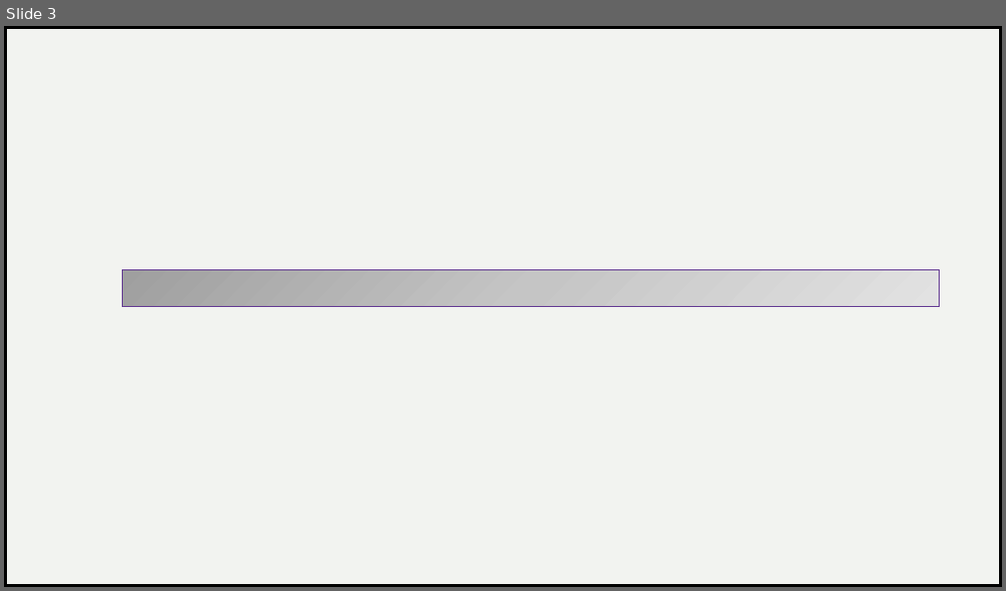
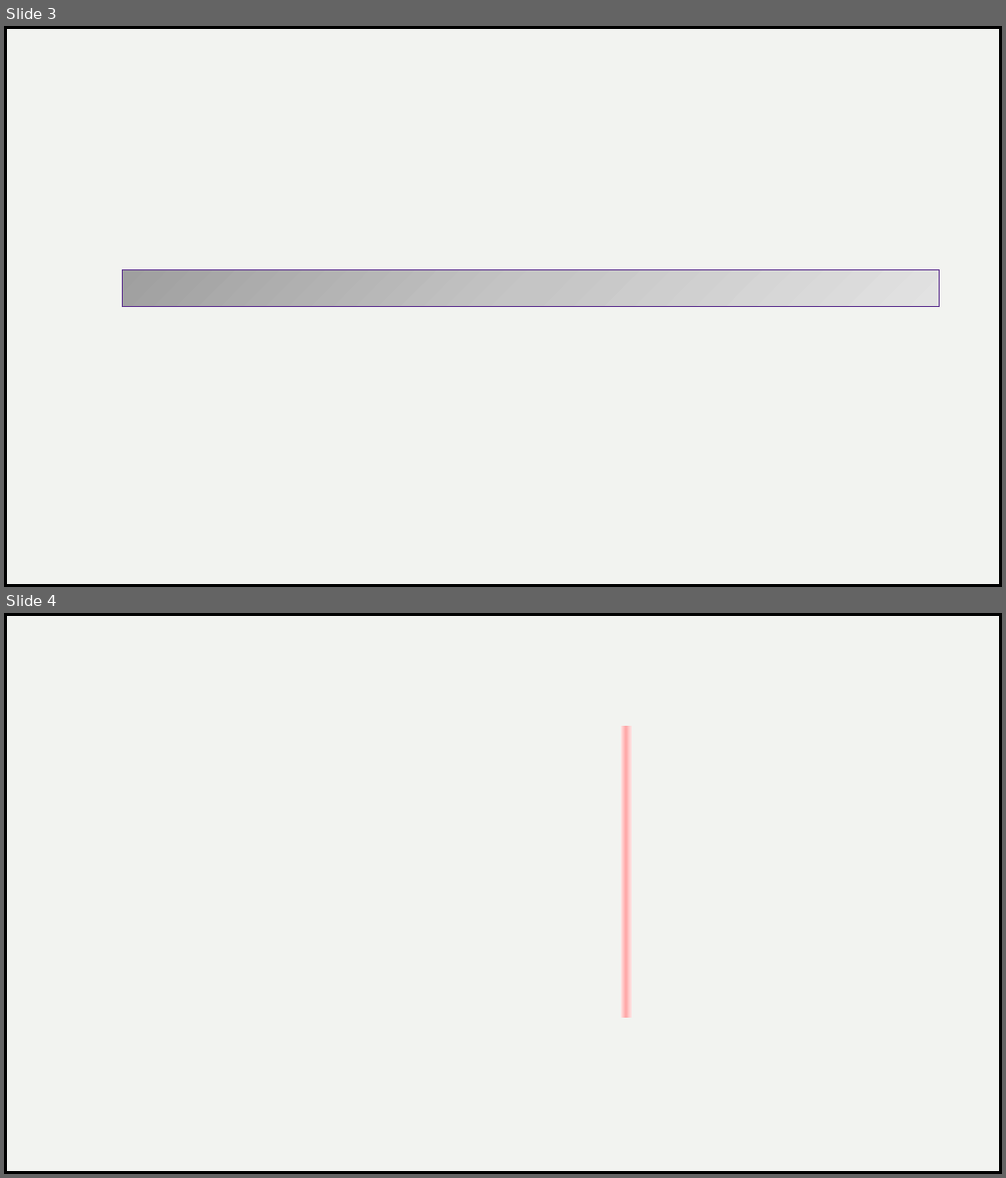
Before and after one commit to arcrystal/bubble-trouble-rl, a slide deck: Sprites/sprites.pptx. Shown one above the other, each under a label of ours: slide 3 before the commit, slides 3 and 4 after it. The pictures are 1006x591 and 1006x1178 pixels, drawn with LibreOffice and Linux fonts; fonts in the diff are those of the drawing. Boxes give left, top, right and bottom in pixels: in the first picture for what was removed or moved away, otherwise in the second. Text is boxed around its words. In the diff, an @@ line names an element or a change of style, - is before the commit and + after.

```diff
--- a/Sprites/sprites.pptx
+++ b/Sprites/sprites.pptx
@@ slide 4 added at bbox=[4, 613, 1002, 1174], background #F2F3F0; not listed: 1 template element that a slide beside it also shows @@
@@ freeform shape added at bbox=[4, 632, 787, 1174], fill #FFFFFF, outline #000000 6 pt @@
@@ rectangle added at bbox=[4, 613, 1002, 1174], fill #F2F3F0, outline #000000 6 pt @@
@@ rectangle added at bbox=[621, 726, 626, 1019], fill gradient #FFA0A0 to #FFC5C5 to #FFE3E3 @@
@@ rectangle added at bbox=[626, 726, 632, 1019], fill gradient #FFA0A0 to #FFC5C5 to #FFE3E3 @@
```
Also in this commit, not shown: 7 other files.
